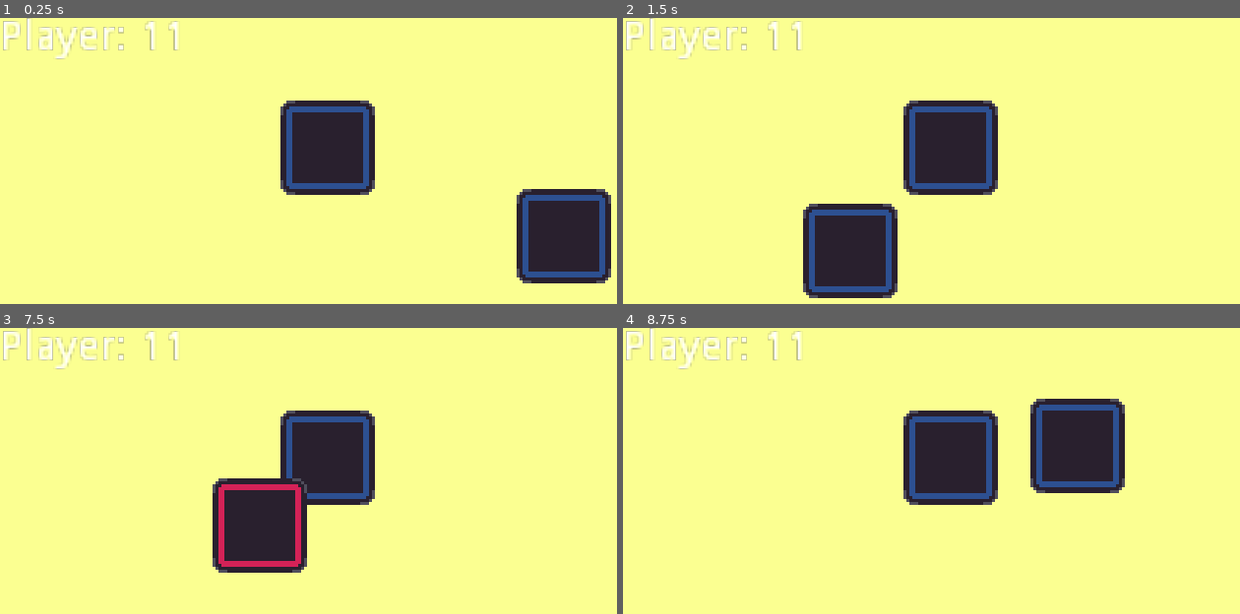
Above: before the commit, frames 1-4 (two rows, left to right).
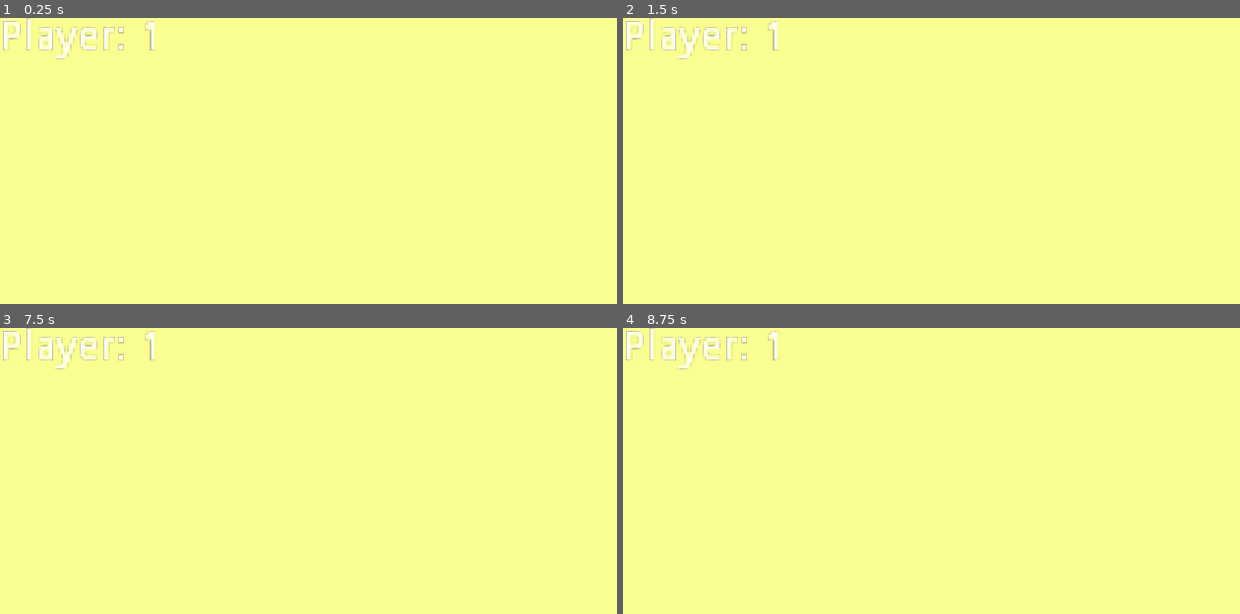
Above: after the commit, the same moments.

Repository: christianaveros/DuelTwinsProject
Game: Godot game, scene res://Stages/game_scene.tscn
Two runs of this game, one before a commit and one after it. Both use one fixed random seed, a clock stepped at 60 frames per second and the inputs below.
Inputs (mouse positions are in pixels of both pictures, inside the frame that each line leads up to):
- Up to frame 1 (0.25 s): no input
- Up to frame 2 (1.5 s): tap Enter at 0.5 s; move the mouse to (1165, 209) at 0.52 s; click (1165, 209) at 0.67 s; tap Space at 1.25 s; drag from (851, 252) to (950, 146) at 1.27 s
- Up to frame 3 (7.5 s): tap Enter at 2, 3.5 s; move the mouse to (450, 448) at 2.02 s; click (450, 448) at 2.17 s; tap Space at 2.75, 4.25 s; drag from (outside the picture) to (228, 562) at 2.77 s; move the mouse to (604, 602) at 3.52 s; click (604, 602) at 3.67 s; drag from (148, 476) to (265, 433) at 4.27 s; move the mouse to (413, 539) at 5.02 s; click (413, 539) at 5.17 s; drag from (265, 433) to (228, 562) at 5.77 s; move the mouse to (542, 519) at 6.52 s; click (542, 519) at 6.67 s; drag from (228, 562) to (327, 456) at 7.27 s
- Up to frame 4 (8.75 s): move the mouse to (1073, 448) at 8.02 s; click (1073, 448) at 8.17 s

The runs differ from the first frame. In frame 1, 10% of the frame differs, in the area x 27-100%, y 1-93%; in frame 2, 10%; in frame 3, 9.7%; in frame 4, 10%.

Commit message:
set randomized cards to both players

Diff:
--- a/Entities/control.tscn
+++ b/Entities/control.tscn
@@ -2,7 +2,7 @@
 
 [ext_resource path="res://Scripts/control.gd" type="Script" id=1]
 
-[node name="Control" type="Node"]
+[node name="Control" type="Node" index="0"]
 
 script = ExtResource( 1 )
 
--- a/Scripts/card_default.gd
+++ b/Scripts/card_default.gd
@@ -1,10 +1,15 @@
 extends Control
 
 const card_offset = 16
-var player_ind = 0
-var pressed = -1
+onready var player_turn = get_node("/root/control").get_player_turn()
+onready var player_ind = get_node("/root/control").get_player()
+onready var pressed = -1
 
 func _ready():
+	if player_ind == 1:
+		get_node("card_area/player_ind").set_texture(load("res://Textures/red.png"))
+	else:
+		get_node("card_area/player_ind").set_texture(load("res://Textures/blue.png"))
 	set_process_input(true)
 	set_physics_process(true)
 
@@ -16,9 +21,7 @@
 			print("pressed")
 
 func _physics_process(delta):
+	player_ind = get_node("/root/control").player_turn
+	#drag
 	if pressed == 1:
 		rect_position = get_viewport().get_mouse_position()
-	if pressed == 1:
-		get_node("card_area/player_ind").set_texture(load("res://Textures/red.png"))
-	else:
-		get_node("card_area/player_ind").set_texture(load("res://Textures/blue.png"))
--- a/Scripts/control.gd
+++ b/Scripts/control.gd
@@ -1,7 +1,11 @@
 extends Node
 
 #global vars
-onready var player_turn = 1 #P1 = 1, P2 = -1
+onready var player_turn = 1 setget set_player_turn, get_player_turn #P1 = 1, P2 = -1
+var player = {
+	-1:[0,0,0,0,0,0,0,0,0,0],
+	1:[0,0,0,0,0,0,0,0,0,0]
+} setget set_player, get_player
 
 #name, left, top, right, bottom
 onready var card_values = {
@@ -15,17 +19,38 @@
 	21:["bahamut", 7,7,10,6], 22:["villain", 5,10,5,10]
 }
 
-#set up cards here
+#set player turn
+func set_player_turn(value):
+	player_turn = value
+#get player turn
+func get_player_turn():
+	return player_turn
+
+#set player
+func set_player(value):
+	player = value
+#get player
+func get_player():
+	return player
+
+#set up cards
 func set_cards():
-	pass
+	#set random cards
+	for y in range(10):
+		player[-1][y] = randi()%23 #set random int number
+	for y in range(10):
+		player[1][y] = randi()%23 #set random int number
+	print(player)
 
 func end_turn():
 	print("signal received")
 	player_turn *= -1
 
 func _ready():
+	randomize() #randomize seed
 	print("Master Control: Ready!")
+	set_cards()
 	set_physics_process(true)
 
 func _physics_process(delta):
-	get_node("player").set_text("Player: 1" + str(player_turn))
+	get_node("player").set_text("Player: " + str(player_turn))
--- a/Stages/game_scene.tscn
+++ b/Stages/game_scene.tscn
@@ -1,25 +1,10 @@
-[gd_scene load_steps=4 format=2]
+[gd_scene load_steps=3 format=2]
 
 [ext_resource path="res://Scripts/game_scene.gd" type="Script" id=1]
 [ext_resource path="res://Entities/background.tscn" type="PackedScene" id=2]
-[ext_resource path="res://Entities/card_default.tscn" type="PackedScene" id=3]
 
 [node name="game_scene" type="Node2D"]
 
 script = ExtResource( 1 )
 
 [node name="background" parent="." index="0" instance=ExtResource( 2 )]
-
-[node name="card2" parent="." index="1" instance=ExtResource( 3 )]
-
-margin_left = 111.0
-margin_top = 44.0
-margin_right = 147.0
-margin_bottom = 80.0
-
-[node name="card" parent="." index="2" instance=ExtResource( 3 )]
-
-margin_left = 190.782
-margin_top = 74.112
-margin_right = 226.782
-margin_bottom = 110.112
